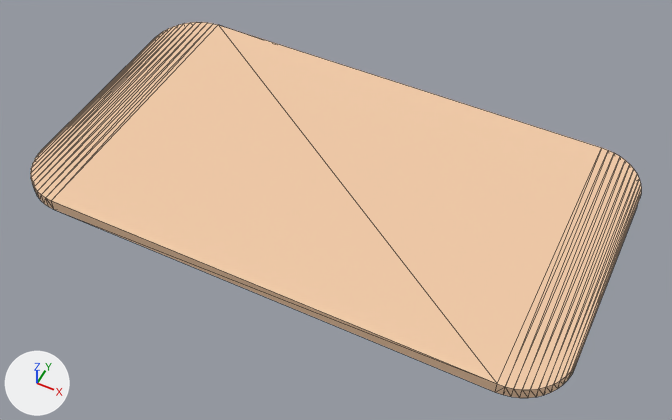
An edit to the glTF model assets/props/furniture/rugDoormat.glb, drawn before and after from the same camera.
One viewpoint serves both versions: a 50 mm lens placed at (0.437, -0.322, 0.52), pointed at (0.224, 0.103, -0.011). Every picture has the same lights, and +X, +Y and +Z are marked at lower left. The older version comes first. Mesh edges are drawn as thin lines. Vertices at exactly the same position are counted once.

Names of what the first picture shows: 'rugDoormat(Clone)'.
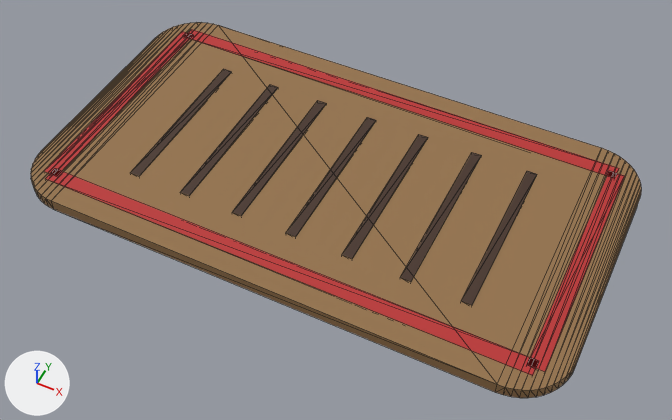
Diff of the bpy script that builds the scene:
```diff
--- a/assets/props/furniture/rugDoormat.glb.py
+++ b/assets/props/furniture/rugDoormat.glb.py
@@ mat_red @@
+mat_red = principled_material('red')
+mat_red.base_color = (0.5, 0.03, 0.03)  # red #bc3030
+mat_red.roughness = 0.7
@@ mat_walnutdark @@
+mat_walnutdark = principled_material('walnutDark')
+mat_walnutdark.base_color = (0.06, 0.028, 0.016)  # brown #452f22
+mat_walnutdark.roughness = 0.55
@@ mat_kraftdark @@
+mat_kraftdark = principled_material('kraftDark')
+mat_kraftdark.base_color = (0.3, 0.17, 0.07)  # brown #95734b
+mat_kraftdark.roughness = 0.8
@@ me_mesh_rugdoormat @@
 # used by ob_rugdoormat_clone; location = (0.0, 0.0, 0.0)
-me_mesh_rugdoormat.from_pydata(...)  # 104 vertices, 204 faces; spans x 0.0..0.429, y 0.0..0.237, z 0.0..0.01
+me_mesh_rugdoormat.from_pydata(...)  # 192 vertices, 336 faces; spans x 0.0..0.429, y 0.0..0.237, z 0.0..0.01
+# me_mesh_rugdoormat part 1: a new loose piece, a box spanning x 0.022..0.4073, y 0.016..0.028, z 0.008..0.0104, in mat_red (red #bc3030)
+# me_mesh_rugdoormat part 2: a new loose piece, a box spanning x 0.022..0.4073, y 0.209..0.221, z 0.008..0.0104, in mat_red (red #bc3030)
+# me_mesh_rugdoormat part 3: a new loose piece, a box spanning x 0.016..0.028, y 0.022..0.215, z 0.008..0.0104, in mat_red (red #bc3030)
+# me_mesh_rugdoormat part 4: a new loose piece, a box spanning x 0.4013..0.4133, y 0.022..0.215, z 0.008..0.0104, in mat_red (red #bc3030)
+# me_mesh_rugdoormat part 5: a new loose piece, a box spanning x 0.076..0.084, y 0.05..0.187, z 0.008..0.0104, in mat_walnutdark (brown #452f22)
+# me_mesh_rugdoormat part 6: a new loose piece, a box spanning x 0.1209..0.1289, y 0.05..0.187, z 0.008..0.0104, in mat_walnutdark (brown #452f22)
+# me_mesh_rugdoormat part 7: a new loose piece, a box spanning x 0.1658..0.1738, y 0.05..0.187, z 0.008..0.0104, in mat_walnutdark (brown #452f22)
+# me_mesh_rugdoormat part 8: a new loose piece, a box spanning x 0.2107..0.2186, y 0.05..0.187, z 0.008..0.0104, in mat_walnutdark (brown #452f22)
+# me_mesh_rugdoormat part 9: a new loose piece, a box spanning x 0.2555..0.2635, y 0.05..0.187, z 0.008..0.0104, in mat_walnutdark (brown #452f22)
+# me_mesh_rugdoormat part 10: a new loose piece, a box spanning x 0.3004..0.3084, y 0.05..0.187, z 0.008..0.0104, in mat_walnutdark (brown #452f22)
+# me_mesh_rugdoormat part 11: a new loose piece, a box spanning x 0.3453..0.3533, y 0.05..0.187, z 0.008..0.0104, in mat_walnutdark (brown #452f22)
+# me_mesh_rugdoormat part 12: 204 faces spanning x 0.0..0.429, y 0.0..0.237, z 0.0..0.01 switch from mat_wood (beige #f3cca8) to mat_kraftdark (brown #95734b)
+me_mesh_rugdoormat.materials.append(mat_red)  # red #bc3030
+me_mesh_rugdoormat.materials.append(mat_walnutdark)  # brown #452f22
@@ ob_rugdoormat_clone @@
 ob_rugdoormat_clone.location = (0.0, 0.0, 0.0)
+ob_rugdoormat_clone.scale = (1.0, 1.0, 0.962)
```

Where the change shows, as pixel boxes [x1, y1, x2, y2] in the pictures (672 x 420 px):
'rugDoormat(Clone)', reshaped, rescaled: [31, 22, 641, 398] in both
part 1 of me_mesh_rugdoormat, added: after [45, 170, 538, 376]
part 2 of me_mesh_rugdoormat, added: after [186, 29, 619, 177]
part 3 of me_mesh_rugdoormat, added: after [44, 31, 193, 175]
part 4 of me_mesh_rugdoormat, added (red): after [527, 171, 625, 372]
part 5 of me_mesh_rugdoormat, added: after [131, 69, 232, 176]
part 6 of me_mesh_rugdoormat, added: after [181, 85, 279, 196]
part 7 of me_mesh_rugdoormat, added: after [232, 101, 327, 216]
part 8 of me_mesh_rugdoormat, added: after [286, 117, 376, 237]
part 9 of me_mesh_rugdoormat, added: after [342, 135, 428, 259]
part 10 of me_mesh_rugdoormat, added: after [400, 152, 482, 282]
part 11 of me_mesh_rugdoormat, added (brown): after [461, 171, 537, 305]
part 12 of me_mesh_rugdoormat, recoloured (beige to brown): [31, 22, 641, 398] in both
